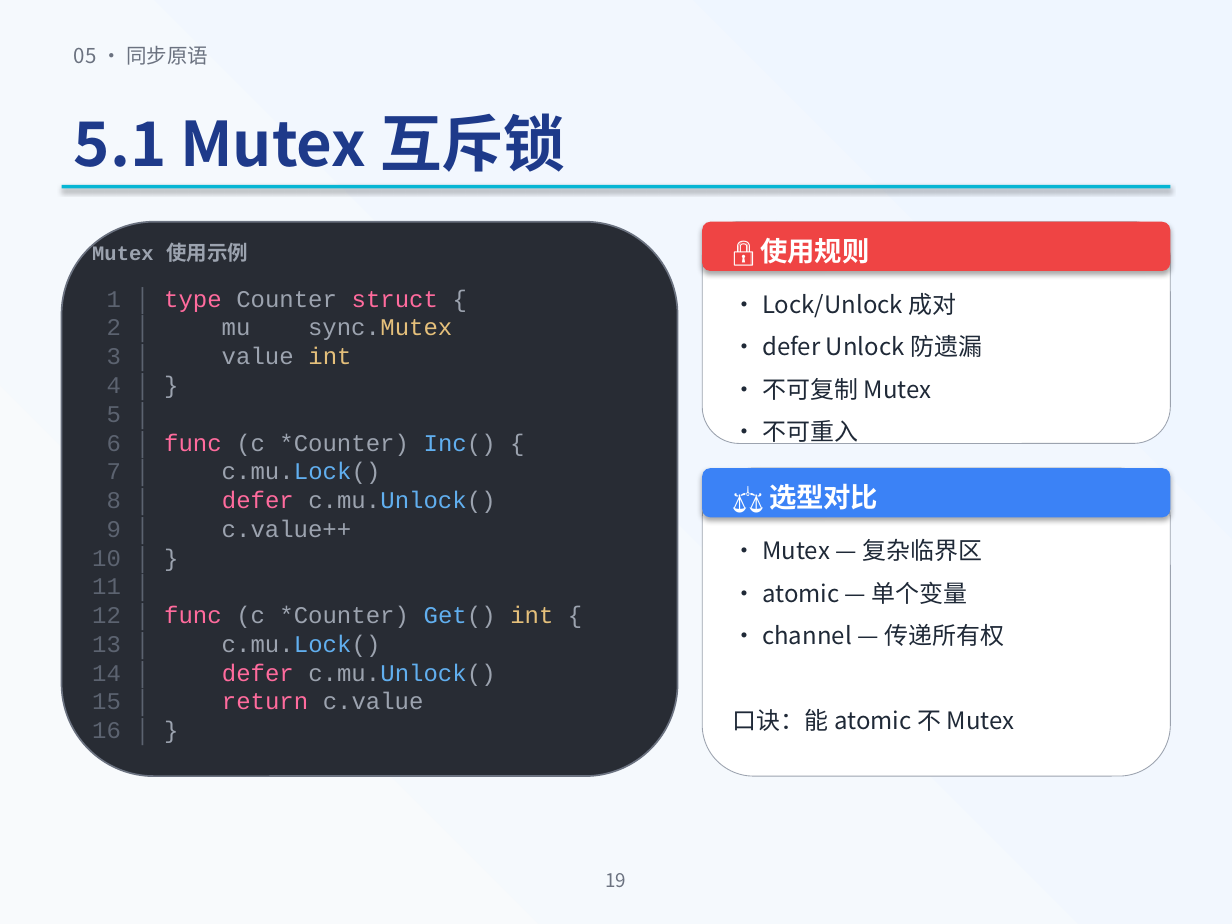
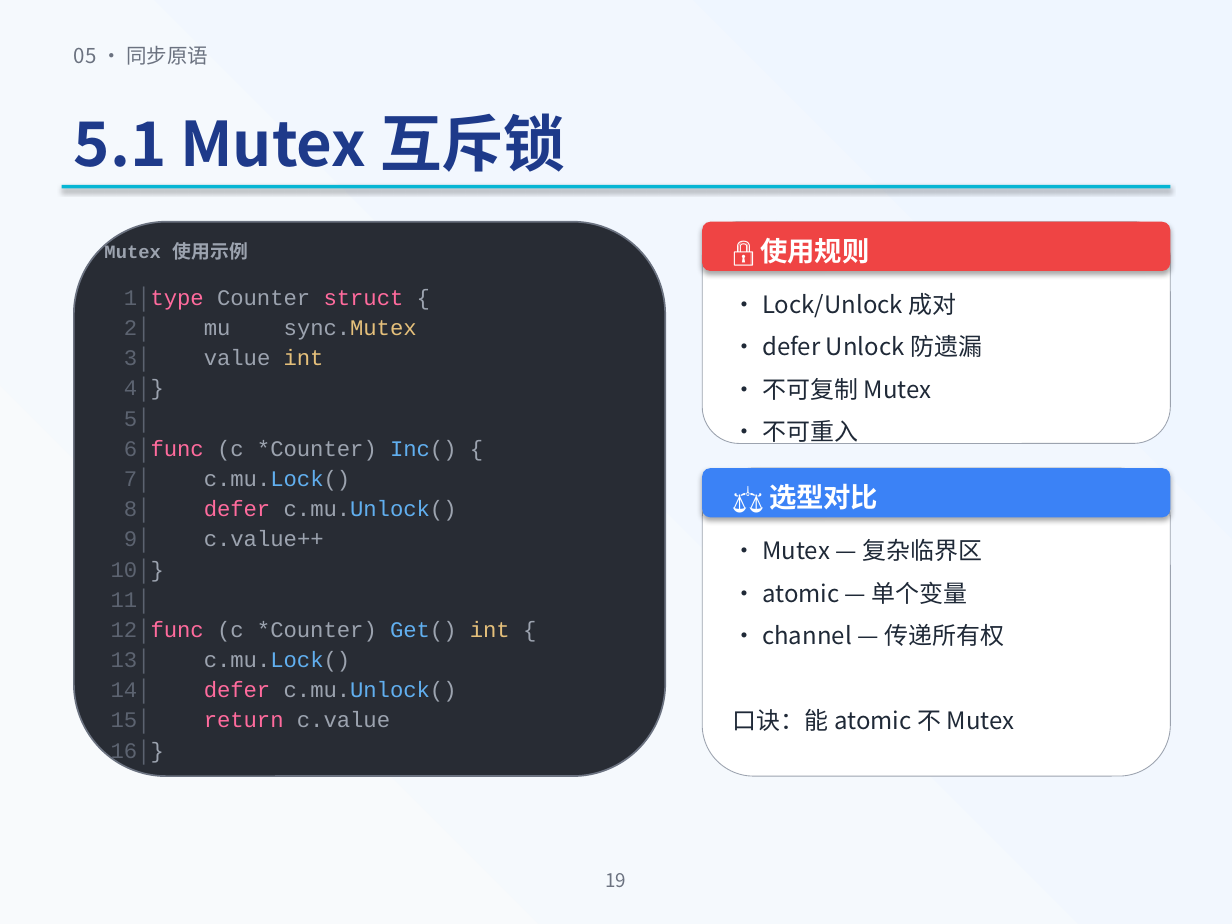
Before and after one commit to baiwangea/go-study, a slide deck: slide 15 of 03-go-concurrency/Go并发编程课程.pptx. Drawn at 1232x924 pixels with LibreOffice and Linux fonts; fonts in the diff are those of the drawing. Boxes give left, top, right and bottom in pixels: in the first picture for what was removed or moved away, otherwise in the second. Text is boxed around its words. In the diff, an @@ line names an element or a change of style, - is before the commit and + after.

```diff
--- a/03-go-concurrency/Go并发编程课程.pptx
+++ b/03-go-concurrency/Go并发编程课程.pptx
@@ rounded rectangle: place and size @@
-rounded rectangle at [62, 222, 678, 776]
+rounded rectangle at [74, 222, 665, 776]
@@ text "Mutex 使用示例": place and size @@
-text "Mutex 使用示例" at [92, 243, 248, 262]
+text "Mutex 使用示例" at [104, 242, 247, 260]
@@ text "Mutex 使用示例" at [104, 242, 247, 260]: size 12 to 11 pt @@
@@ text at [111, 289, 510, 764]: text changed; size 14 to 13 pt @@
-1 │ type Counter struct {
-2 │ mu sync.Mutex
-3 │ value int
-4 │ }
-5 │
-6 │ func (c *Counter) Inc() {
-7 │ c.mu.Lock()
-8 │ defer c.mu.Unlock()
-9 │ c.value++
-10 │ }
-11 │
-12 │ func (c *Counter) Get() int {
-13 │ c.mu.Lock()
-14 │ defer c.mu.Unlock()
-15 │ return c.value
-16 │ }
+1│type Counter struct {
+2│ mu sync.Mutex
+3│ value int
+4│}
+5│
+6│func (c *Counter) Inc() {
+7│ c.mu.Lock()
+8│ defer c.mu.Unlock()
+9│ c.value++
+10│}
+11│
+12│func (c *Counter) Get() int {
+13│ c.mu.Lock()
+14│ defer c.mu.Unlock()
+15│ return c.value
+16│}
```
Also in this commit, not shown: 15 other slides changed, 1 other file.
